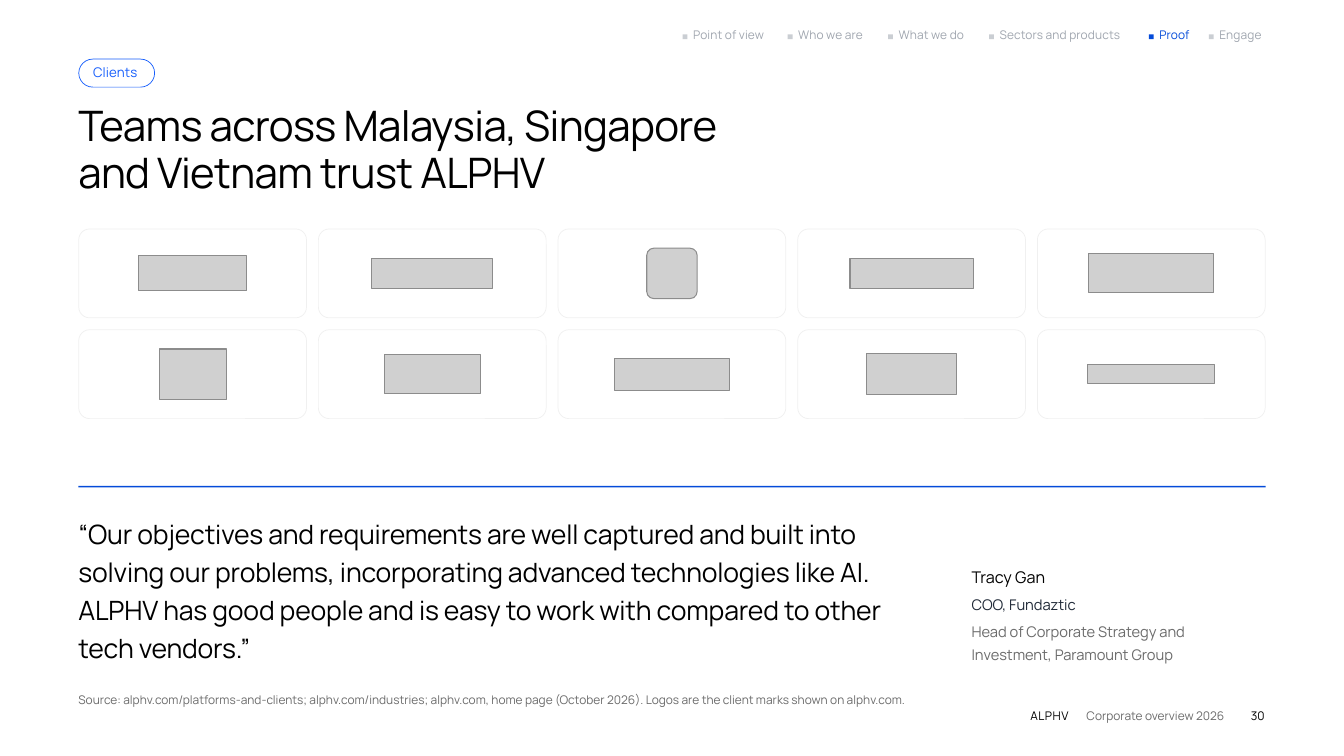
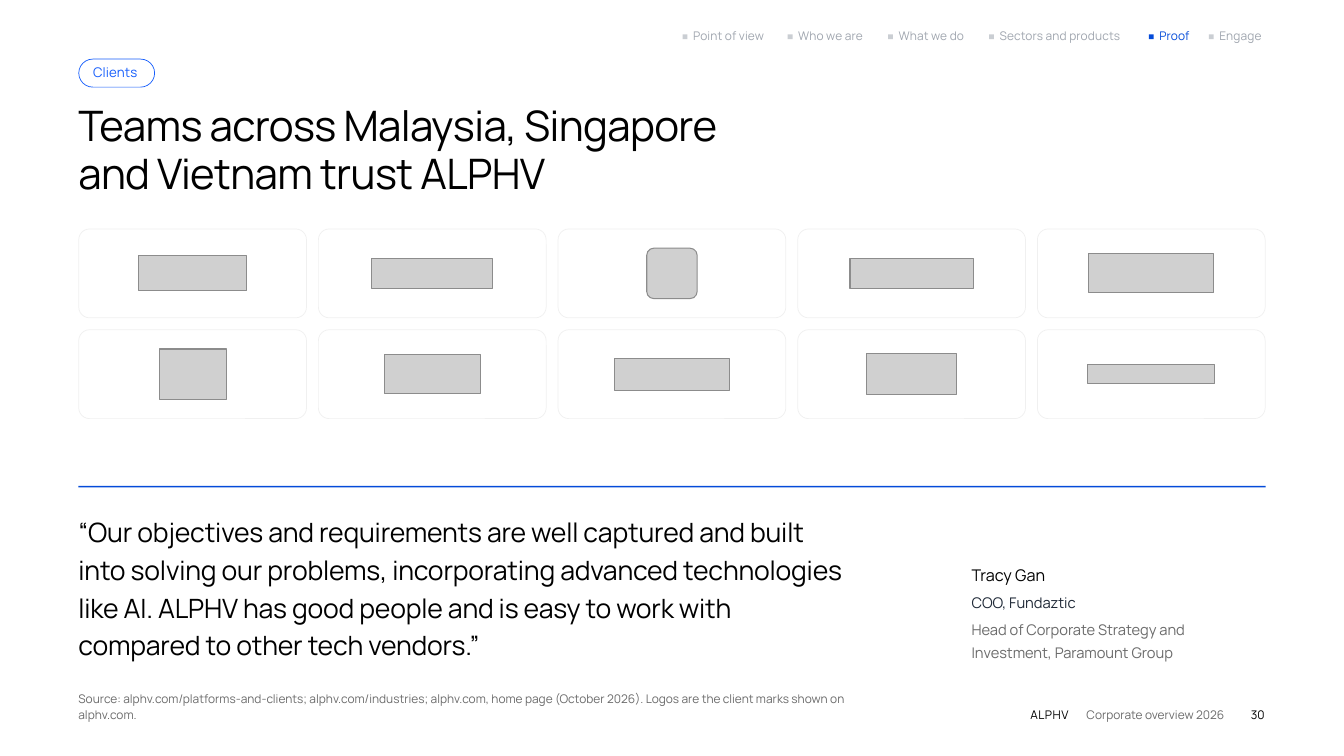
Before and after one commit to darenalphv/darenalphv.github.io, a slide deck: slide 30 of decks/alphv-corporate-2026/ALPHV-corporate-overview-2026.pptx. Drawn at 1344x756 pixels with LibreOffice and Linux fonts; fonts in the diff are those of the drawing; grey boxes stand for pictures. Boxes give left, top, right and bottom in pixels: in the first picture for what was removed or moved away, otherwise in the second. Text is boxed around its words. In the diff, an @@ line names an element or a change of style, - is before the commit and + after.

```diff
--- a/decks/alphv-corporate-2026/ALPHV-corporate-overview-2026.pptx
+++ b/decks/alphv-corporate-2026/ALPHV-corporate-overview-2026.pptx
@@ text at [78, 522, 842, 662]: text changed @@
-“Our objectives and requirements are well captured and built into solving our problems, incorporating advanced technologies like AI. ALPHV has good people and is easy to work with compared to other tech vendors.”
+“Our objectives and requirements are well captured and built
+into solving our problems, incorporating advanced technologies
+like AI. ALPHV has good people and is easy to work with
+compared to other tech vendors.”
@@ text at [78, 693, 844, 722]: text changed @@
-Source: alphv.com/platforms-and-clients; alphv.com/industries; alphv.com, home page (October 2026). Logos are the client marks shown on alphv.com.
+Source: alphv.com/platforms-and-clients; alphv.com/industries; alphv.com, home page (October 2026). Logos are the client marks shown on
+alphv.com.
```
Also in this commit, not shown: 33 other slides changed, 2 other files.
